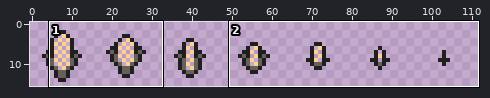
Edited in one commit: sprite sheet (assets/corn_sheet.png). Above: a wide view before the commit, with the close-up outlined.
Close-up. Before the commit:
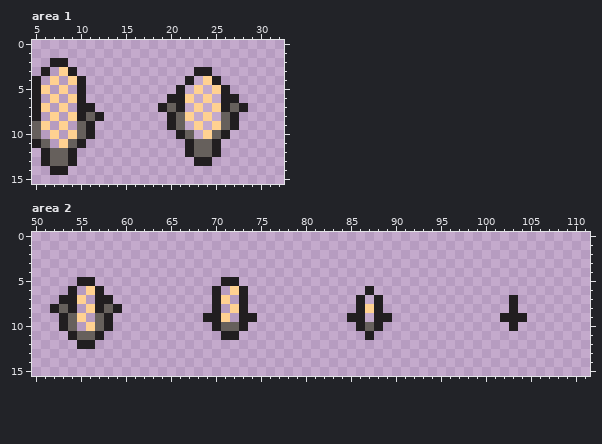
The file is 112x16 pixels. Shown: area 1: x 5..32, y 0..15; area 2: x 50..111, y 0..15.
After:
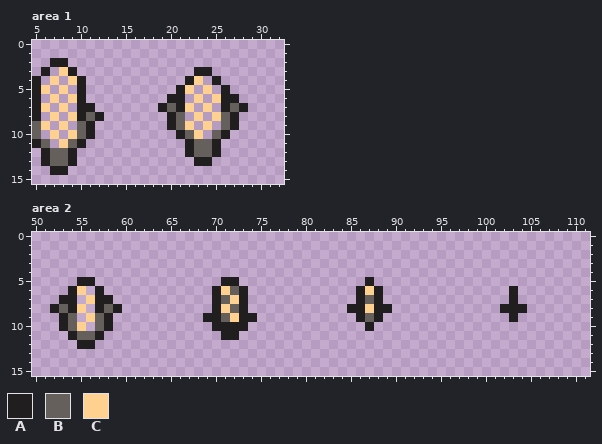
Palette (. is transparent): A #211e20  B #66605c  C #ffd191
What changed:
Area 1:
y 4: x 23..24 .C -> C.
y 5: x 22..25 .C.C -> C.C.
y 6: x 22..25 C.C. -> .C.C
y 7: x 22..25 .C.C -> C.C.
y 8: x 22..25 C.C. -> .C.C
y 9: x 22..25 .C.C -> C.C.
y 10: x 23..24 .C -> C.
Area 2:
y 5: x 87 . -> A
y 6: x 55..56 .C -> C.; x 71..72 .C -> CB; x 86..88 .A. -> ACA; x 103 . -> A
y 7: x 55..56 C. -> .C; x 71..72 C. -> BC; x 87 . -> B
y 8: x 55..56 .C -> C.; x 71..72 .C -> CB; x 85 . -> A; x 89 . -> A; x 102 . -> A; x 104 . -> A
y 9: x 55..56 C. -> .C; x 71..72 C. -> BC; x 85 A -> .; x 87 . -> B; x 89 A -> .; x 102 A -> .; x 104 A -> .
y 10: x 55..56 .C -> C.; x 71..72 BB -> AA; x 86..88 ABA -> .A.; x 103 A -> .
y 11: x 87 A -> .
Changed places in both close-ups, as pixel boxes (x1, y1, x2, y2):
changed: (185, 76, 221, 139)
changed: (347, 277, 392, 340)
changed: (77, 286, 95, 331)
changed: (221, 286, 239, 331)
changed: (500, 286, 527, 331)
